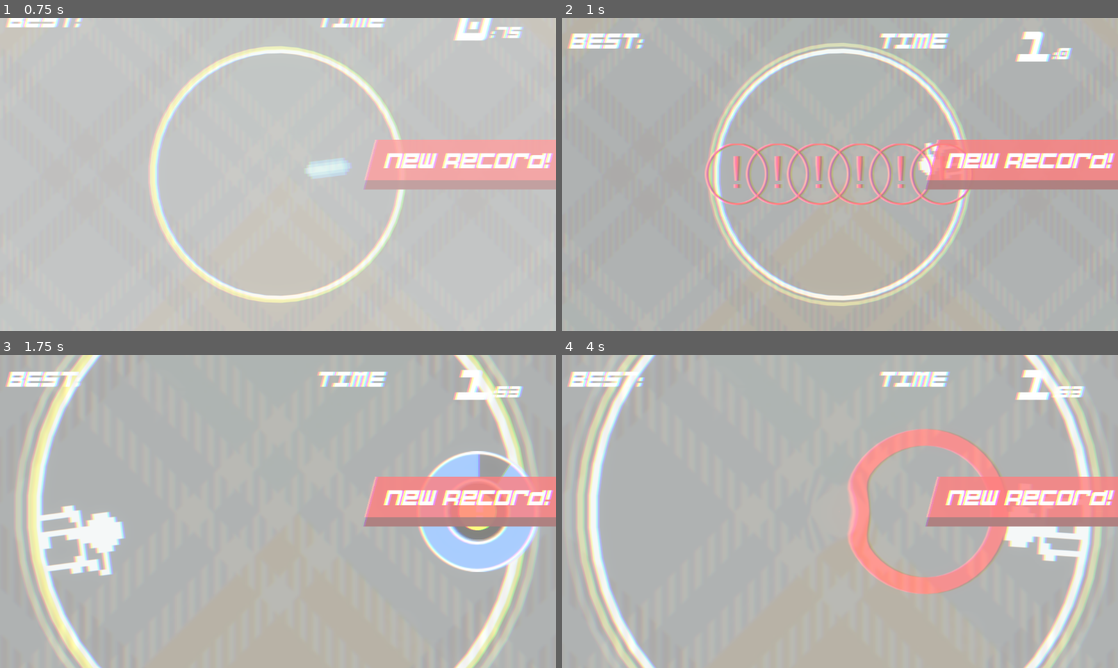
Above: before the commit, frames 1-4 (two rows, left to right).
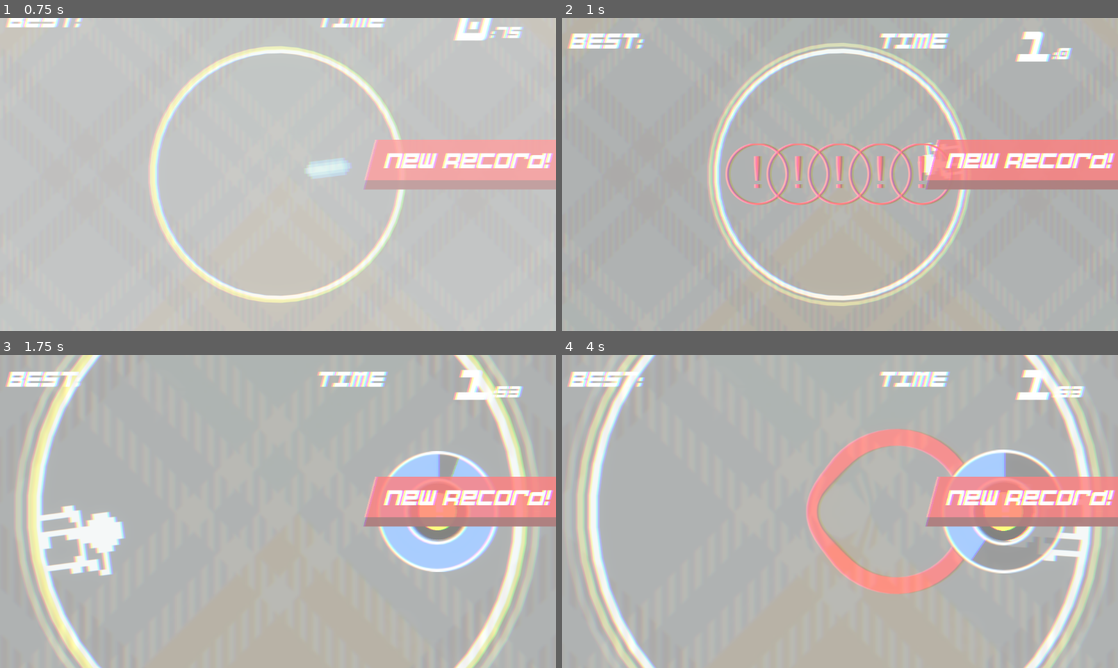
Above: after the commit, the same moments.

Repository: jokw1228/Slay_The_Circle
Game: Godot game, scene res://scenes/rooms/RoomTest/RoomSeonghyeon.tscn
Same seed, same stepped clock (60 frames per second), same inputs: the game is played once before the commit and once after it. This scene is started directly instead of the project's main scene. Sound files missing from this copy of the repository are replaced by a short silence.
Inputs (mouse positions are in pixels of both pictures, inside the frame that each line leads up to):
- Up to frame 1 (0.75 s): move the mouse to (400, 158) at 0.52 s; click (400, 158) at 0.67 s
- Up to frame 2 (1 s): no input
- Up to frame 3 (1.75 s): move the mouse to (166, 527) at 1.27 s; click (166, 527) at 1.42 s
- Up to frame 4 (4 s): move the mouse to (895, 442) at 2.02 s; click (895, 442) at 2.17 s; move the mouse to (812, 574) at 2.77 s; click (812, 574) at 2.92 s; move the mouse to (1006, 558) at 3.52 s; click (1006, 558) at 3.67 s

Frame 1 is identical in both runs. In frame 2, 5.0% of the frame differs, in the area x 25-74%, y 40-60%; in frame 3, 4.6%; in frame 4, 8.4%, in the area x 43-91%, y 23-77%.

Commit message:
seonghyeon pattern 23456 추가

Diff:
--- a/scenes/bombgenerators/SeonghyeonBombGenerator.gd
+++ b/scenes/bombgenerators/SeonghyeonBombGenerator.gd
@@ -5,14 +5,31 @@
 @export var pattern1_rotation_locations: Array[Node2D]
 @export var pattern1_bomb_locations: Array[Node2D]
 
+@export var pattern2_bomb_locations: Array[Node2D]
+@export var pattern2_off_duration: float
+@export var pattern2_on_duration: float
+@export var pattern2_count: int
+@export var pattern2_speedup_amount: float
+
+@export var pattern3_rigidbody: RigidBody2D
+@export var pattern3_marker: Node2D
+
 func _ready():
+
+	# create_rotationspeedup_bomb(Vector2.ZERO, 0, 1, 1)
 	await get_tree().create_timer(1.0).timeout
 
-	pattern1_ready()
-	await get_tree().create_timer(5.0).timeout
+	# pattern1_ready()
+	# pattern2_ready()
+	pattern5_ready()
 
 func _process(delta):
-	pattern1_process(delta)
+	pass
+	# pattern1_process(delta)
+
+func _physics_process(delta):
+	pass
+	# pattern4_physics_process(delta)
 
 # 움직이는 패턴 살짝 써봄
 # 경고가 따라 움직이지 않는 것 외엔 잘 되는 편..
@@ -43,3 +60,99 @@
 func pattern1_process(delta):
 	if pattern1_rotation_enabled:
 		pattern1_rotation_marker.rotation += pattern1_rotation_speed * delta
+
+# BombGenerator쪽에서 언제 특정 폭탄이 slay되었는지 알 수 있는 방법이 제공되었으면 좋겠다. (시그널..?)
+# 5초 짜리 긴 패턴을 빠르게 해치운 경우 BombGenerator쪽에서는 이를 감지하고 빨리 다음 폭탄을 넘겨줄 수가 없다.
+func pattern2_ready():
+	for i in range(pattern2_count):
+		var bombs: Array[Bomb] = []
+		for j in range(len(pattern2_bomb_locations)):
+			bombs.append(create_normal_bomb(pattern2_bomb_locations[j].global_position, 0.5, pattern2_on_duration))
+		bombs.shuffle()
+		create_bomb_link(bombs[0], bombs[1])
+
+		await timer(pattern2_on_duration + 0.5).timeout
+		if randi_range(0, 1): create_rotationspeedup_bomb(Vector2.ZERO, 0.5, pattern2_off_duration, pattern2_speedup_amount)
+		else: create_rotationinversion_bomb(Vector2.ZERO, 0.5, pattern2_off_duration)
+
+		await timer(pattern2_off_duration + 0.3).timeout
+
+# 물리엔진?
+func pattern3_ready():
+	var rigidbody: Array[RigidBody2D] = [RigidBody2D.new(), RigidBody2D.new(), RigidBody2D.new(), RigidBody2D.new(), RigidBody2D.new()]
+	var direction: Array[int] = [1, -1, 1, 1, -1]
+	for i in range(5):
+		rigidbody[i].gravity_scale = 1.5
+		add_child(rigidbody[i])
+
+		await timer(0.7).timeout
+		Utils.attach_node(rigidbody[i], create_normal_bomb(rigidbody[i].global_position, 0, 1.0))
+		rigidbody[i].linear_velocity = Vector2(direction[i] * 600, -900 + randf_range(-200, 100))
+		rigidbody[i].position = Vector2(-direction[i] * 400, 281)
+
+		# await timer(2).timeout
+
+# 유도탄
+# 그냥 폭탄의 애드온으로 분리해도 될 듯?
+# https://kidscancode.org/godot_recipes/3.x/ai/homing_missile/index.html
+# @export var pattern4_marker: Node2D
+# @export var pattern4_max_speed: Vector2
+# @export var steer_force: float
+
+# var velocity = [Vector2.ZERO]
+# var accel = [Vector2.ZERO]
+# var pos = [Node2D.new()]
+# func pattern4_ready():
+# 	for p in pos:
+# 		add_child(p)
+# 		p.global_position = pattern4_marker.global_position
+
+# 		Utils.attach_node(p, create_hazard_bomb(pattern4_marker.global_position, 1, 5))
+
+
+# func pattern4_physics_process(delta):
+# 	for i in range(len(velocity)):
+# 		var desired = (PlayingFieldInterface.get_PlayingField_node().Player_node.global_position - pos[i].global_position).normalized() * pattern4_max_speed
+# 		accel[i] = (desired - velocity[i]).normalized() * steer_force
+
+# 		velocity[i] += accel[i] * delta
+# 		velocity[i] = velocity[i].clamp(-pattern4_max_speed, pattern4_max_speed)
+# 		pos[i].global_position += velocity[i] * delta
+
+@export var pattern5_positions: Array[Node2D]
+func pattern5_ready():
+	var b1 = create_hazard_bomb(pattern5_positions[0].global_position, 0.5, 1)
+	var b2 = create_hazard_bomb(pattern5_positions[1].global_position, 0.5, 2)
+	var b3 = create_hazard_bomb(pattern5_positions[2].global_position, 0.5, 3)
+	var b4 = create_hazard_bomb(pattern5_positions[3].global_position, 0.5, 4)
+	var b5 = create_hazard_bomb(pattern5_positions[4].global_position, 0.5, 5)
+
+	await timer(1.5).timeout
+	var b6 = create_normal_bomb(b1.global_position, 0, 1.2)
+	# var b11 = create_hazard_bomb(b6.global_position, 1, 5) # warningtime의 1초와 bombtime의 1초가 다른 버그?
+	await timer(1).timeout
+	var b7 = create_normal_bomb(b2.global_position, 0, 1.2)
+	# var b12 = create_hazard_bomb(b7.global_position, 1, 5)
+	await timer(1).timeout
+	var b8 = create_normal_bomb(b3.global_position, 0, 1.2)
+	# var b13 = create_hazard_bomb(b8.global_position, 1, 5)
+	await timer(1).timeout
+	var b9 = create_normal_bomb(b4.global_position, 0, 1.2)
+	# var b14 = create_hazard_bomb(b9.global_position, 1, 5)
+	await timer(1).timeout
+	var b10 = create_normal_bomb(b5.global_position, 0, 1.2)
+	# var b15 = create_hazard_bomb(b10.global_position, 1, 5)
+
+
+@export var pattern6_positions: Array[Node2D]
+func pattern6_ready():
+	var b1 = create_hazard_bomb(pattern6_positions[4].global_position, 0.5, 2)
+	var b2 = create_hazard_bomb(pattern6_positions[1].global_position, 0.5, 2)
+	var b3 = create_hazard_bomb(pattern6_positions[2].global_position, 0.5, 2)
+	var b4 = create_hazard_bomb(pattern6_positions[3].global_position, 0.5, 2)
+	var b5 = create_hazard_bomb(pattern6_positions[5].global_position, 0.5, 1.7)
+	var b6 = create_hazard_bomb(pattern6_positions[6].global_position, 0.5, 1.7)
+	var b7 = create_normal_bomb(pattern6_positions[0].global_position, 1.5, 1.2) # warningtime의 1초와 bombtime의 1초가 다른 버그?
+
+func timer(time: float):
+	return get_tree().create_timer(time)
--- a/scenes/bombgenerators/SeonghyeonBombGenerator.tscn
+++ b/scenes/bombgenerators/SeonghyeonBombGenerator.tscn
@@ -15,12 +15,20 @@
 [ext_resource type="PackedScene" uid="uid://dod3xtkvnfwuq" path="res://scenes/warnings/GameSpeedUpBombWarning.tscn" id="13_i5ohi"]
 [ext_resource type="PackedScene" uid="uid://5hmqv8rxk05i" path="res://scenes/bombs/BombLink.tscn" id="14_7qrle"]
 
-[node name="SeonghyeonBombGenerator" type="Node2D" node_paths=PackedStringArray("pattern1_rotation_marker", "pattern1_bomb_marker", "pattern1_rotation_locations", "pattern1_bomb_locations")]
+[node name="SeonghyeonBombGenerator" type="Node2D" node_paths=PackedStringArray("pattern1_rotation_marker", "pattern1_bomb_marker", "pattern1_rotation_locations", "pattern1_bomb_locations", "pattern2_bomb_locations", "pattern3_rigidbody", "pattern5_positions", "pattern6_positions")]
 script = ExtResource("1_cgx8p")
 pattern1_rotation_marker = NodePath("Pattern1/RotationMarker")
 pattern1_bomb_marker = NodePath("Pattern1/BombMarker")
 pattern1_rotation_locations = [NodePath("Pattern1/RotationMarker/Marker2D"), NodePath("Pattern1/RotationMarker/Marker2D …(192 unchanged characters)…
 pattern1_bomb_locations = [NodePath("Pattern1/BombMarker/Marker2D7"), NodePath("Pattern1/BombMarker/Marker2D8"), NodePath("Pattern1/BombMarker/Marker2D9"), NodePath("Pattern1/BombMarker/Marker2D10")]
+pattern2_bomb_locations = [NodePath("Pattern2/BombMarker/Marker2D7"), NodePath("Pattern2/BombMarker/Marker2D8"), NodePath("Pattern2/BombMarker/Marker2D9")]
+pattern2_off_duration = 1.0
+pattern2_on_duration = 2.0
+pattern2_count = 3
+pattern2_speedup_amount = 0.3
+pattern3_rigidbody = NodePath("Pattern3/RigidBody2D")
+pattern5_positions = [NodePath("Pattern5/RotationMarker/Marker2D"), NodePath("Pattern5/RotationMarker/Marker2D2"), NodePath("Pattern5/RotationMarker/Marker2D3"), NodePath("Pattern5/RotationMarker/Marker2D4"), NodePath("Pattern5/RotationMarker/Marker2D5")]
+pattern6_positions = [NodePath("Pattern6/RotationMarker/Marker2D3"), NodePath("Pattern6/RotationMarker/Marker2D"), NodePath("Pattern6/RotationMarker/Marker2D5"), NodePath("Pattern6/RotationMarker/Marker2D6"), NodePath("Pattern6/RotationMarker/Marker2D7"), NodePath("Pattern6/RotationMarker/Marker2D2"), NodePath("Pattern6/RotationMarker/Marker2D4")]
 NormalBomb_scene = ExtResource("2_w8qs6")
 HazardBomb_scene = ExtResource("3_5gsin")
 NumericBomb_scene = ExtResource("4_67qny")
@@ -36,6 +44,7 @@
 bomb_link = ExtResource("14_7qrle")
 
 [node name="Pattern1" type="Node2D" parent="."]
+visible = false
 
 [node name="RotationMarker" type="Node2D" parent="Pattern1"]
 
@@ -80,3 +89,90 @@
 [node name="Marker2D10" type="Marker2D" parent="Pattern1/BombMarker"]
 position = Vector2(131, 26)
 gizmo_extents = 32.0
+
+[node name="Pattern5" type="Node2D" parent="."]
+visible = false
+
+[node name="RotationMarker" type="Node2D" parent="Pattern5"]
+
+[node name="Marker2D" type="Marker2D" parent="Pattern5/RotationMarker"]
+position = Vector2(-170, 0)
+gizmo_extents = 32.0
+
+[node name="Marker2D2" type="Marker2D" parent="Pattern5/RotationMarker"]
+position = Vector2(-85, 0)
+gizmo_extents = 32.0
+
+[node name="Marker2D3" type="Marker2D" parent="Pattern5/RotationMarker"]
+gizmo_extents = 32.0
+
+[node name="Marker2D4" type="Marker2D" parent="Pattern5/RotationMarker"]
+position = Vector2(85, 0)
+gizmo_extents = 32.0
+
+[node name="Marker2D5" type="Marker2D" parent="Pattern5/RotationMarker"]
+position = Vector2(170, 0)
+gizmo_extents = 32.0
+
+[node name="Pattern6" type="Node2D" parent="."]
+
+[node name="RotationMarker" type="Node2D" parent="Pattern6"]
+
+[node name="Marker2D" type="Marker2D" parent="Pattern6/RotationMarker"]
+position = Vector2(-37.6, -62)
+gizmo_extents = 32.0
+
+[node name="Marker2D2" type="Marker2D" parent="Pattern6/RotationMarker"]
+position = Vector2(-85, 0)
+gizmo_extents = 32.0
+
+[node name="Marker2D3" type="Marker2D" parent="Pattern6/RotationMarker"]
+gizmo_extents = 32.0
+
+[node name="Marker2D4" type="Marker2D" parent="Pattern6/RotationMarker"]
+position = Vector2(85, 0)
+gizmo_extents = 32.0
+
+[node name="Marker2D5" type="Marker2D" parent="Pattern6/RotationMarker"]
+position = Vector2(37.5, -62)
+gizmo_extents = 32.0
+
+[node name="Marker2D6" type="Marker2D" parent="Pattern6/RotationMarker"]
+position = Vector2(-37.6, 62)
+gizmo_extents = 32.0
+
+[node name="Marker2D7" type="Marker2D" parent="Pattern6/RotationMarker"]
+position = Vector2(37.5, 62)
+gizmo_extents = 32.0
+
+[node name="Pattern2" type="Node2D" parent="."]
+visible = false
+
+[node name="BombMarker" type="Node2D" parent="Pattern2"]
+
+[node name="Marker2D7" type="Marker2D" parent="Pattern2/BombMarker"]
+position = Vector2(134, 71)
+gizmo_extents = 32.0
+
+[node name="Marker2D8" type="Marker2D" parent="Pattern2/BombMarker"]
+position = Vector2(-134, 71)
+gizmo_extents = 32.0
+
+[node name="Marker2D9" type="Marker2D" parent="Pattern2/BombMarker"]
+position = Vector2(0, -122)
+gizmo_extents = 32.0
+
+[node name="Pattern3" type="Node2D" parent="."]
+visible = false
+
+[node name="RigidBody2D" type="RigidBody2D" parent="Pattern3"]
+position = Vector2(570, 281)
+scale = Vector2(1, 1.00223)
+gravity_scale = 1.5
+
+[node name="Pattern4" type="Node2D" parent="."]
+visible = false
+
+[node name="Marker2D9" type="Marker2D" parent="Pattern4"]
+position = Vector2(0, 256)
+gizmo_extents = 32.0
